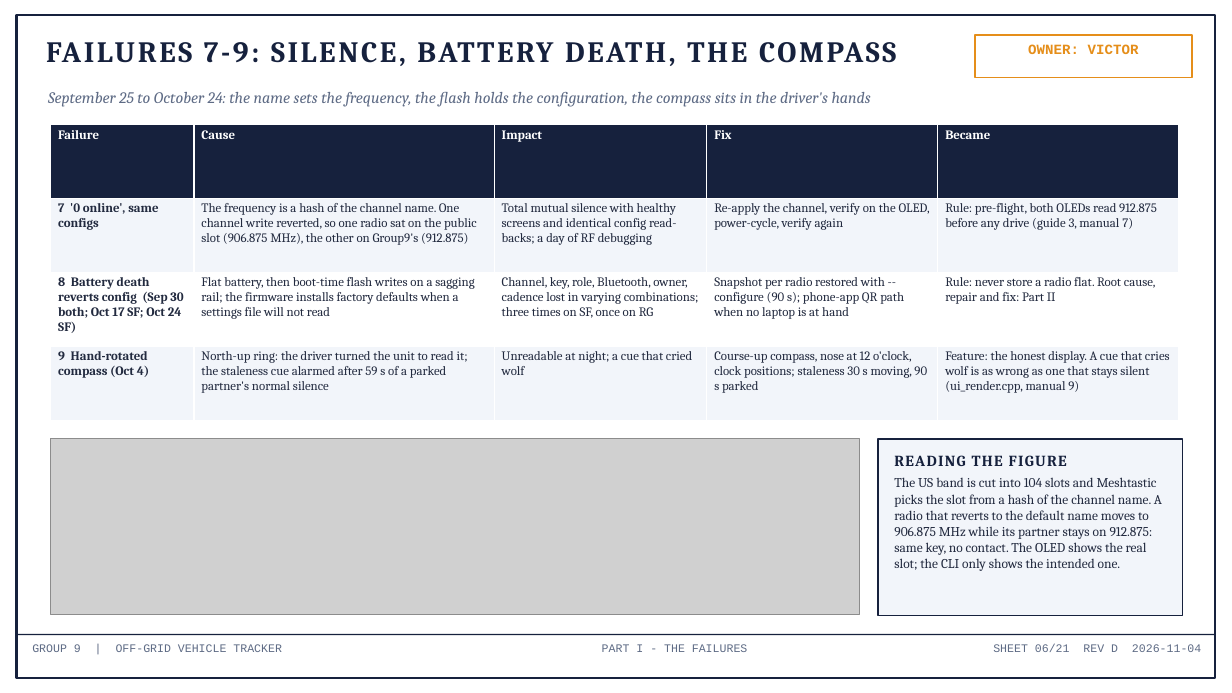
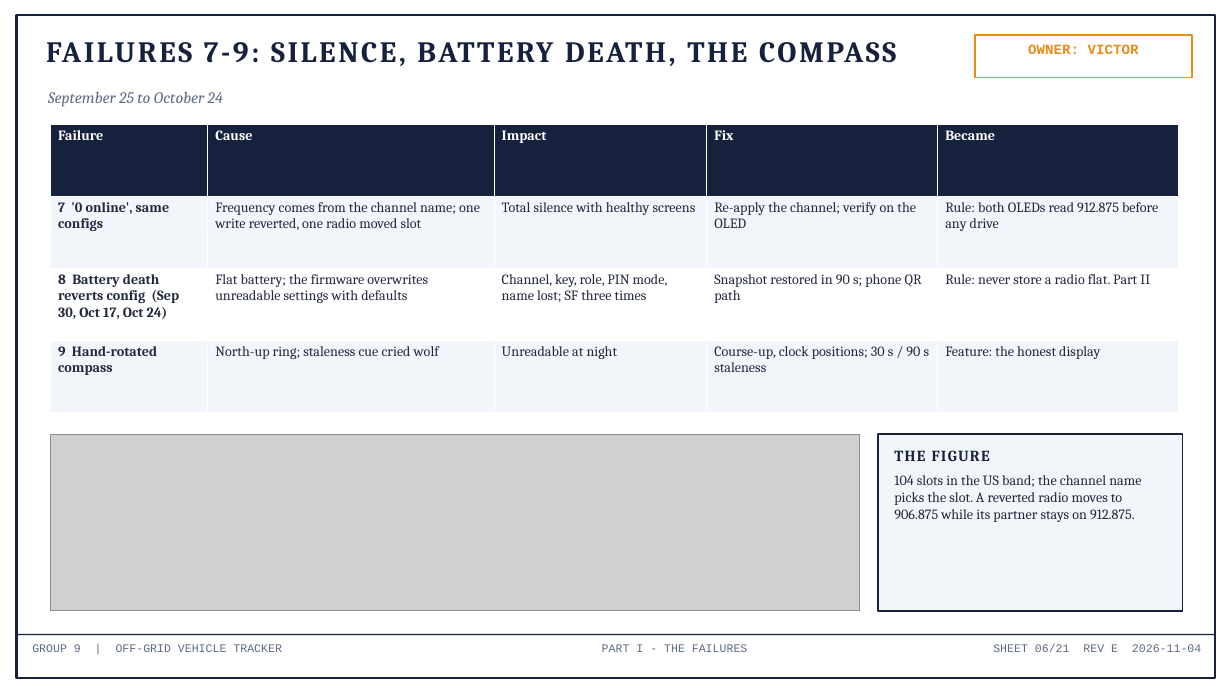
Before and after one commit to deosgracius/offgrid-vehicle-tracker, a slide deck: slide 6 of docs/presentations/Group9_Presentation.pptx. Drawn at 1232x693 pixels with LibreOffice and Linux fonts; fonts in the diff are those of the drawing; grey boxes stand for pictures. Boxes give left, top, right and bottom in pixels: in the first picture for what was removed or moved away, otherwise in the second. Text is boxed around its words. In the diff, an @@ line names an element or a change of style, - is before the commit and + after.

```diff
--- a/docs/presentations/Group9_Presentation.pptx
+++ b/docs/presentations/Group9_Presentation.pptx
@@ text at box(48, 92, 223, 107): text changed @@
-September 25 to October 24: the name sets the frequency, the flash holds the configuration, the compass sits in the driver's hands
+September 25 to October 24
@@ table at box(51, 125, 1178, 413) @@
-row 2: 7 '0 online', same configs | The frequency is a hash of the channel name. One channel write reverted, so one radio sat on the public slot (906.875 MHz), the other on Group9's (912.875) | Total mutual silence with healthy screens and identical config read-backs; a day of RF debugging | Re-apply the channel, verify on the OLED, power-cycle, verify again | Rule: pre-flight, both OLEDs read 912.875 before any drive (guide 3, manual 7)
+row 2: 7 '0 online', same configs | Frequency comes from the channel name; one write reverted, one radio moved slot | Total silence with healthy screens | Re-apply the channel; verify on the OLED | Rule: both OLEDs read 912.875 before any drive
-row 3: 8 Battery death reverts config (Sep 30 both; Oct 17 SF; Oct 24 SF) | Flat battery, then boot-time flash writes on a sagging rail; the firmware installs factory defaults when a settings file will not read | Channel, key, role, Bluetooth, owner, cadence lost in varying combinations; three times on SF, once on RG | Snapshot per radio restored with --configure (90 s); phone-app QR path when no laptop is at hand | Rule: never store a radio flat. Root cause, repair and fix: Part II
+row 3: 8 Battery death reverts config (Sep 30, Oct 17, Oct 24) | Flat battery; the firmware overwrites unreadable settings with defaults | Channel, key, role, PIN mode, name lost; SF three times | Snapshot restored in 90 s; phone QR path | Rule: never store a radio flat. Part II
-row 4: 9 Hand-rotated compass (Oct 4) | North-up ring: the driver turned the unit to read it; the staleness cue alarmed after 59 s of a parked partner's normal silence | Unreadable at night; a cue that cried wolf | Course-up compass, nose at 12 o'clock, clock positions; staleness 30 s moving, 90 s parked | Feature: the honest display. A cue that cries wolf is as wrong as one that stays silent (ui_render.cpp, manual 9)
+row 4: 9 Hand-rotated compass | North-up ring; staleness cue cried wolf | Unreadable at night | Course-up, clock positions; 30 s / 90 s staleness | Feature: the honest display
@@ size 10 to 11 pt in "Failure", "Cause", "Impact", "Fix" and 2 more places @@
@@ picture: place and size @@
-picture at box(51, 439, 860, 616)
+picture at box(51, 434, 860, 611)
@@ rectangle: place and size @@
-rectangle at box(878, 439, 1183, 616)
+rectangle at box(878, 434, 1183, 611)
@@ text at box(894, 450, 1141, 522): text changed; size 10.5 to 11 pt @@
-READING THE FIGURE
-The US band is cut into 104 slots and Meshtastic picks the slot from a hash of the channel name. A radio that reverts to the default name moves to 906.875 MHz while its partner stays on 912.875: same key, no contact. The OLED shows the real slot; the CLI only shows the intended one.
+THE FIGURE
+104 slots in the US band; the channel name picks the slot. A reverted radio moves to 906.875 while its partner stays on 912.875.
@@ text at box(993, 644, 1201, 652): text changed @@
-SHEET 06/21 REV D 2026-11-04
+SHEET 06/21 REV E 2026-11-04
```
Also in this commit, not shown: 20 other slides changed, 24 other files.
